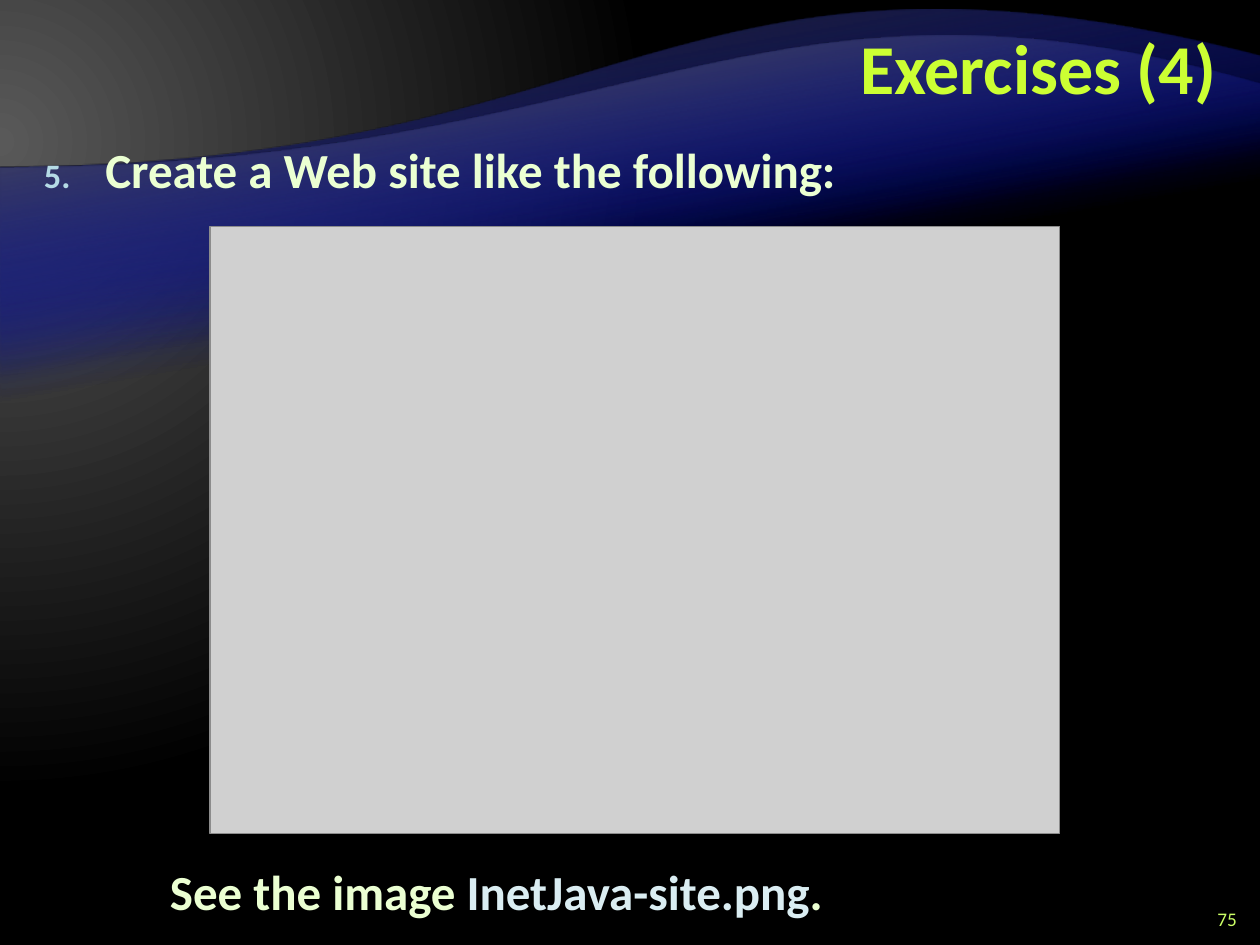
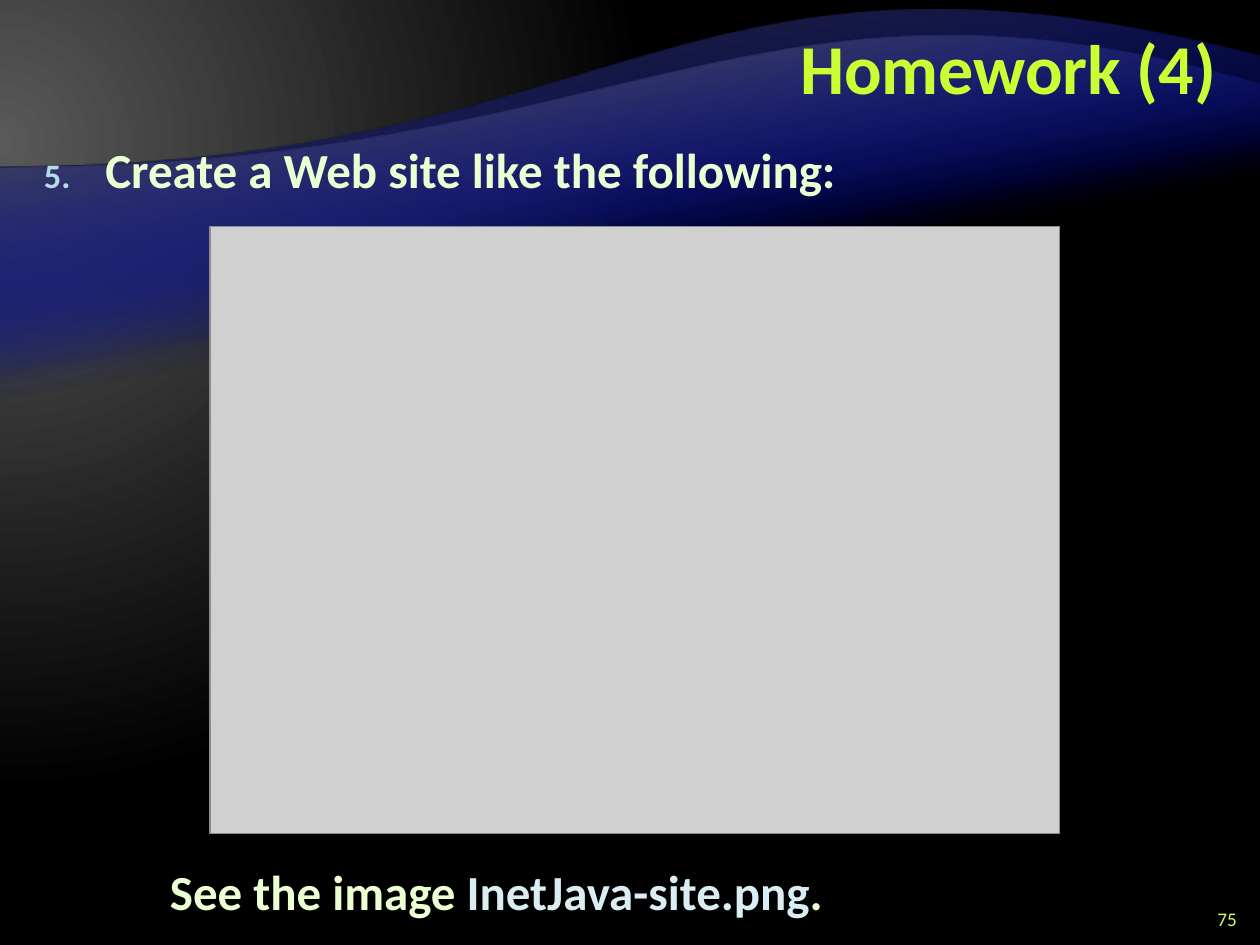
Before and after one commit to Lockheed01/aspnet-mvc-course, a slide deck: slide 75 of Lectures/7. WWW, HTTP and HTML/HTML-Fundamentals.pptx. Drawn at 1260x945 pixels with LibreOffice and Linux fonts; fonts in the diff are those of the drawing; grey boxes stand for pictures; background and template pictures are left out. Boxes give left, top, right and bottom in pixels: in the first picture for what was removed or moved away, otherwise in the second. Text is boxed around its words. In the diff, an @@ line names an element or a change of style, - is before the commit and + after.

```diff
--- a/Lectures/7. WWW, HTTP and HTML/HTML-Fundamentals.pptx
+++ b/Lectures/7. WWW, HTTP and HTML/HTML-Fundamentals.pptx
@@ title at bbox=[800, 36, 1216, 105]: text changed @@
-Exercises (4)
+Homework (4)
```
Also in this commit, not shown: 3 other slides changed, 3 other files.
